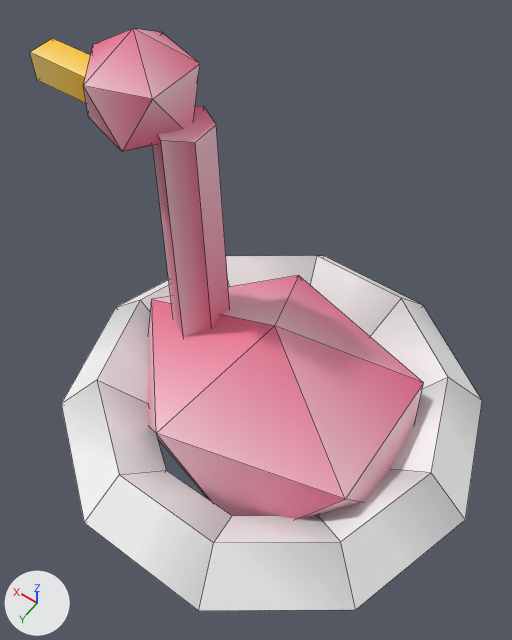
The FBX model art/export/dt_inflatable_flamingo.fbx, before and after one commit.
Both versions are drawn from a camera (50 mm lens) standing at (-1.3, 1.94, 4.56) and looking at (0.08, 0.01, 1.53). The lights are fixed; the arrows at lower left show +X, +Y and +Z. The older version comes first. Mesh edges are drawn as thin lines.

In view in the first picture: 'dt_inflatable_flamingo'.
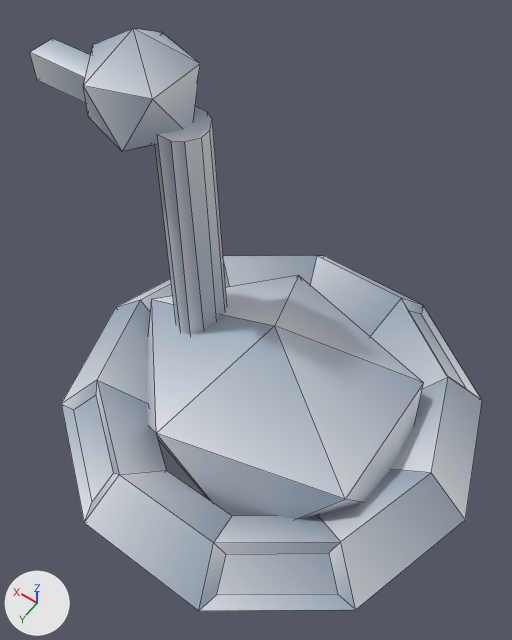
Where the change shows, as pixel boxes (x1, y1, x2, y2) in the pictures (512 x 640 px):
part 1 of me_dt_inflatable_flamingo, rebuilt (6% narrower): before (153, 106, 230, 337); after (155, 107, 227, 334)
part 2 of me_dt_inflatable_flamingo, cut back: (61, 380, 119, 522) in both
part 3 of me_dt_inflatable_flamingo, cut back: (199, 542, 356, 611) in both
part 4 of me_dt_inflatable_flamingo, cut back: (401, 298, 481, 400) in both
part 5 of me_dt_inflatable_flamingo, surface changed: (30, 28, 482, 611) in both

Patch to the scene script:
```diff
--- a/art/export/dt_inflatable_flamingo.fbx.py
+++ b/art/export/dt_inflatable_flamingo.fbx.py
@@ me_dt_inflatable_flamingo @@
 # used by ob_dt_inflatable_flamingo; location = (0.0, 0.0, 0.0)
 # verts and faces of me_dt_inflatable_flamingo; kept vertices keep their numbers, new ones are numbered from 84
 # before: 24 (-0.44, 1.24, 0.78) at pixel (198, 610), 25 (-0.36, 0.99, 1.04) at pixel (213, 542), 28 (-1.09, 0.77, 0.78) at pixel (355, 609), 29 (-0.88, 0.61, 1.04) at pixel (340, 541)
-me_dt_inflatable_flamingo.from_pydata(...)  # 84 vertices, 94 faces; spans x -1.34..1.34, y -1.24..1.24, z 0.0..3.0
+me_dt_inflatable_flamingo.from_pydata(...)  # 116 vertices, 120 faces; spans x -1.34..1.34, y -1.24..1.24, z 0.0..3.0
+# me_dt_inflatable_flamingo part 1: the loose piece of 12 vertices spanning x 0.33..0.64, y -0.18..0.18, z 1.0..2.63 is rebuilt with 24 vertices and now spans x 0.33..0.64, y -0.16..0.16, z 1.0..2.63
+# me_dt_inflatable_flamingo part 2
+# 2 faces are deleted
+# 8 vertices are added at x 0.35..0.9, y 0.67..1.13, z 0.58..0.97
+# 10 new faces join them
+# me_dt_inflatable_flamingo part 3
+delete_faces([(24, 28, 29, 25)])
+verts[84] = (-0.42, 0.98, 0.97)  # pixel (225, 554)
+verts[85] = (-0.85, 0.67, 0.97)  # pixel (328, 553)
+verts[86] = (-0.98, 0.76, 0.81)  # pixel (337, 594)
+verts[87] = (-0.47, 1.13, 0.81)  # pixel (216, 595)
+faces += [(84, 87, 86, 85), (24, 28, 86, 87), (28, 29, 85, 86), (25, 84, 85, 29), (24, 87, 84, 25)]
+# me_dt_inflatable_flamingo part 4
+# 2 faces are deleted
+# 8 vertices are added at x -0.98..-0.42, y -1.13..-0.67, z 0.58..0.97
+# 10 new faces join them
+# me_dt_inflatable_flamingo part 5: 81 kept faces spanning x -1.34..1.34, y -1.24..1.24, z 0.0..3.0 get new texture (UV) coordinates
 me_dt_inflatable_flamingo.materials.append(mat_palette)
```
